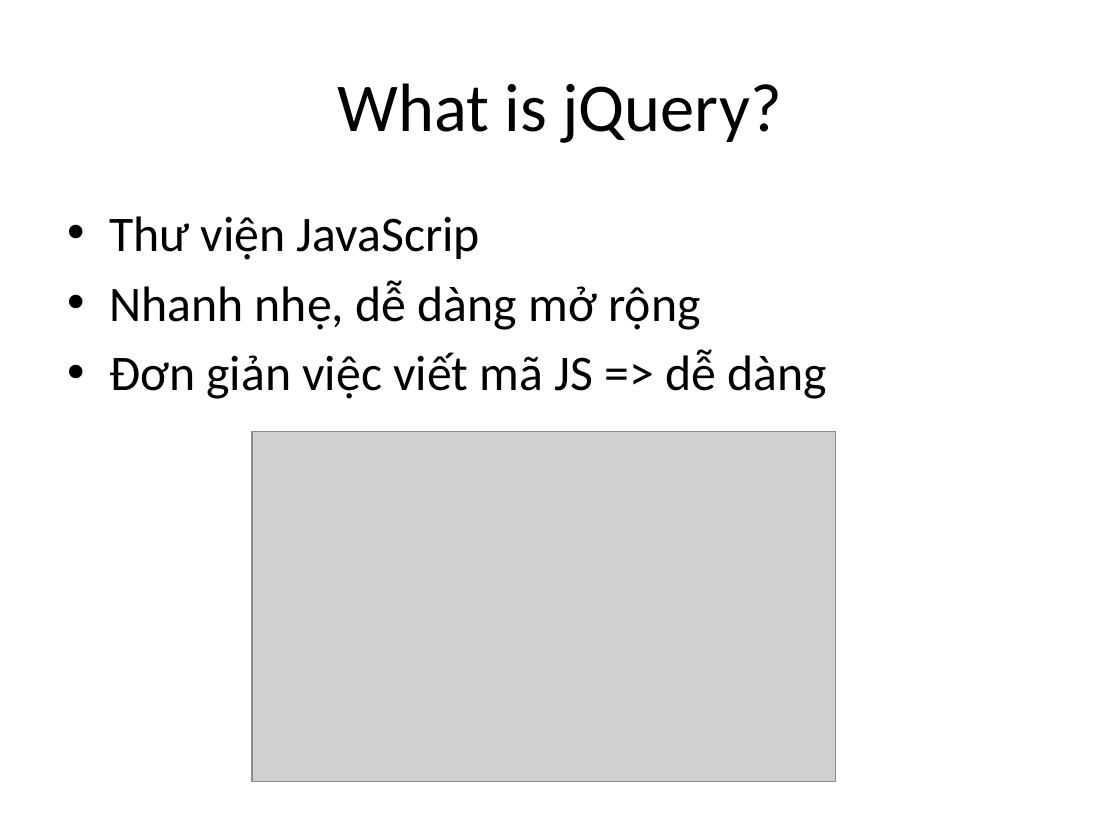
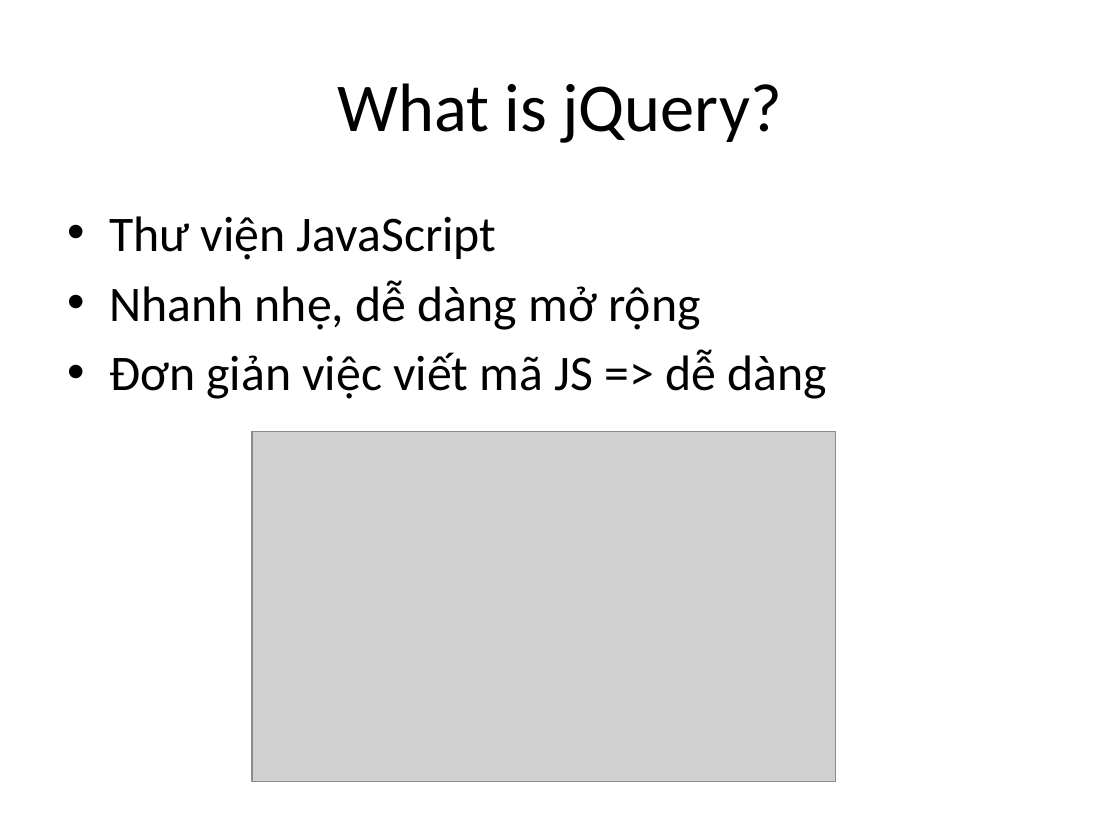
Before and after one commit to phithanh97cs/T3H, a slide deck: slide 3 of Front-end/5. jQuery vs JS/jQuery.pptx (slide 2 before the commit). Drawn at 1120x840 pixels with LibreOffice and Linux fonts; fonts in the diff are those of the drawing; grey boxes stand for pictures. Boxes give left, top, right and bottom in pixels: in the first picture for what was removed or moved away, otherwise in the second. Text is boxed around its words. In the diff, an @@ line names an element or a change of style, - is before the commit and + after.

```diff
--- a/Front-end/5. jQuery vs JS/jQuery.pptx
+++ b/Front-end/5. jQuery vs JS/jQuery.pptx
@@ text at (x1=109, y1=216, x2=497, y2=260): text changed @@
-• Thư viện JavaScrip
+• Thư viện JavaScript
```
Also in this commit, not shown: 1 other slide changed, 18 slides added, 5 other files.
